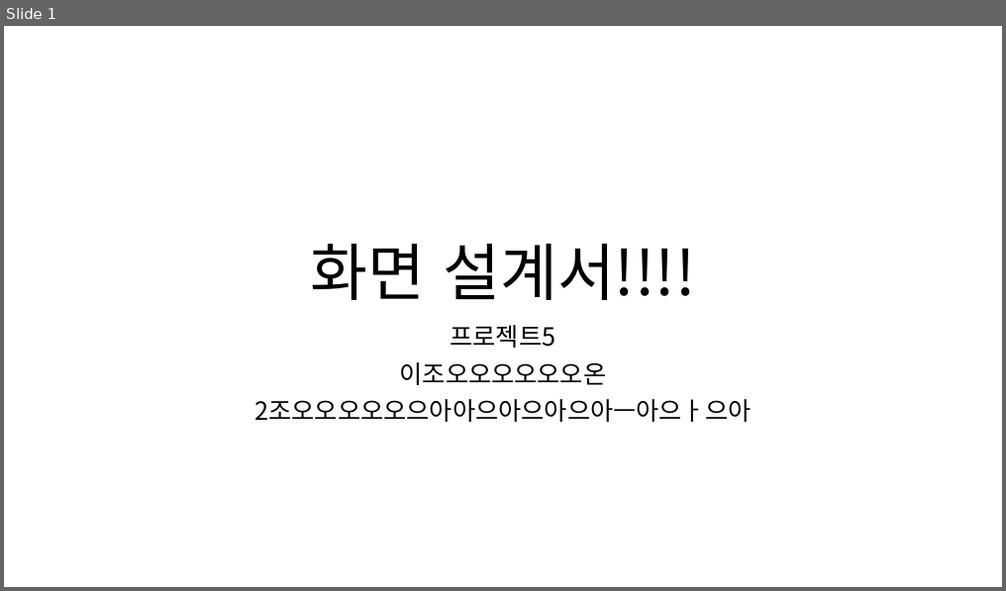
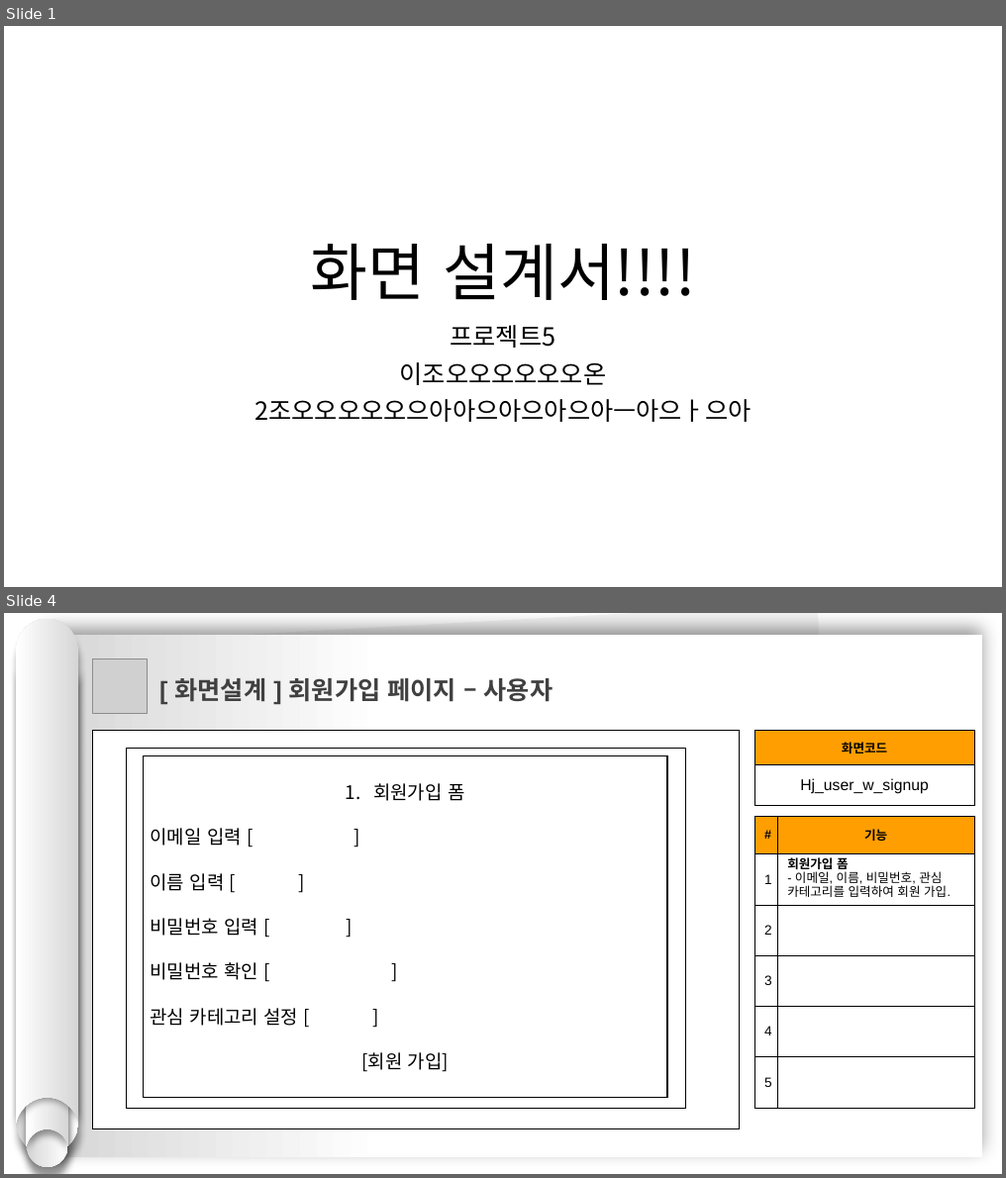
Before and after one commit to hhsw07/ezen-academy-projects, a slide deck: 0 발표용 파워포인트/0529 4차발표/0529 project06 - 파워포인트 - 형준.pptx. Shown one above the other, each under a label of ours: slide 1 before the commit, slides 1 and 4 after it; the slides between them are not shown. The pictures are 1006x591 and 1006x1178 pixels, drawn with LibreOffice and Linux fonts; fonts in the diff are those of the drawing; grey boxes stand for pictures. Boxes give left, top, right and bottom in pixels: in the first picture for what was removed or moved away, otherwise in the second. Text is boxed around its words. In the diff, an @@ line names an element or a change of style, - is before the commit and + after.

```diff
--- a/0 발표용 파워포인트/0529 4차발표/0529 project06 - 파워포인트 - 형준.pptx
+++ b/0 발표용 파워포인트/0529 4차발표/0529 project06 - 파워포인트 - 형준.pptx
@@ slide 4 added at (4,613,1002,1174), background #FFFFFF @@
@@ group added at (16,619,79,1167): 4 freeform shapes @@
@@ rectangle added at (48,635,983,1158), fill gradient #FFFFFF to #D7D7D7 @@
@@ rectangle added at (58,613,846,1154), fill #F2F2F2 @@
@@ picture added at (92,659,147,713) @@
@@ text added at (174,678,553,702), 24 pt, text #404040, bold @@
+[ 화면설계 ] 회원가입 페이지 – 사용자
@@ rectangle added at (92,731,739,1130), fill #FFFFFF, outline #000000 0.75 pt @@
@@ table added at (754,731,975,805), 2 rows, 1 columns @@
+화면코드
+Hj_user_w_signup
@@ rectangle added at (127,748,686,1108), outline #000000 1 pt @@
@@ rectangle added at (143,756,667,1097), outline #000000 1 pt, 18 pt, text #000000 @@
+1. 회원가입 폼
+이메일 입력 [ ]
+이름 입력 [ ]
+비밀번호 입력 [ ]
+비밀번호 확인 [ ]
+관심 카테고리 설정 [ ]
+[회원 가입]
@@ table added at (754,816,975,1108), 6 rows, 2 columns @@
+# | 기능
+1 | 회원가입 폼 / - 이메일, 이름, 비밀번호, 관심 카테고리를 입력하여 회원 가입.
+2 | 
+3 | 
+4 | 
+5 | 
```
Also in this commit, not shown: 8 other slides added, 1 other file.
